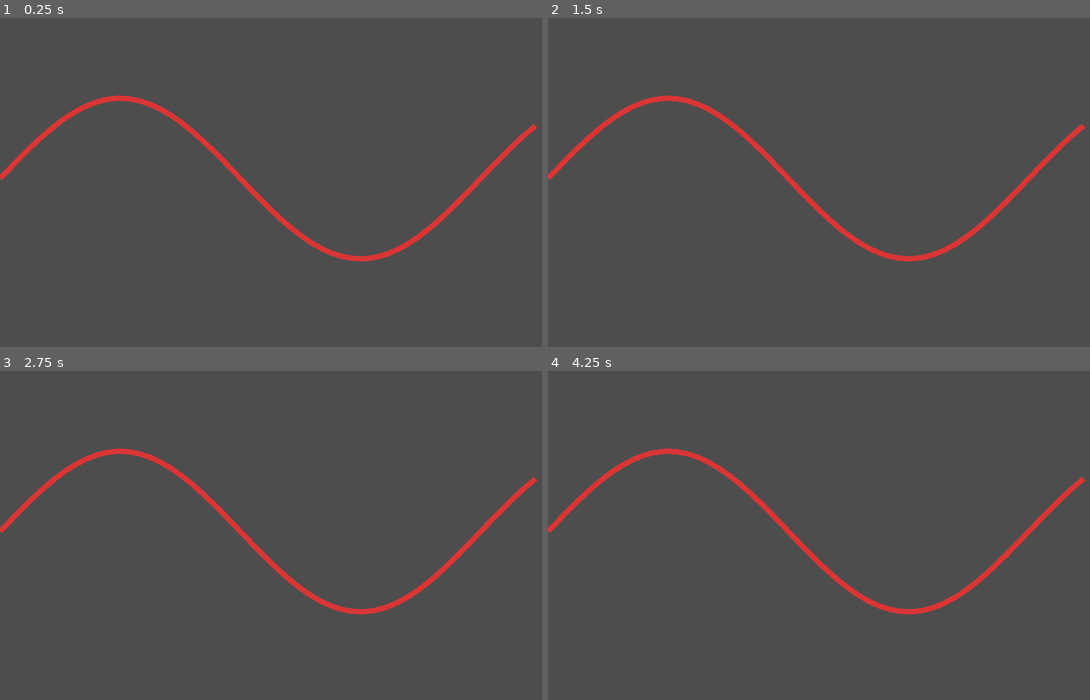
Above: before the commit, frames 1-4 (two rows, left to right).
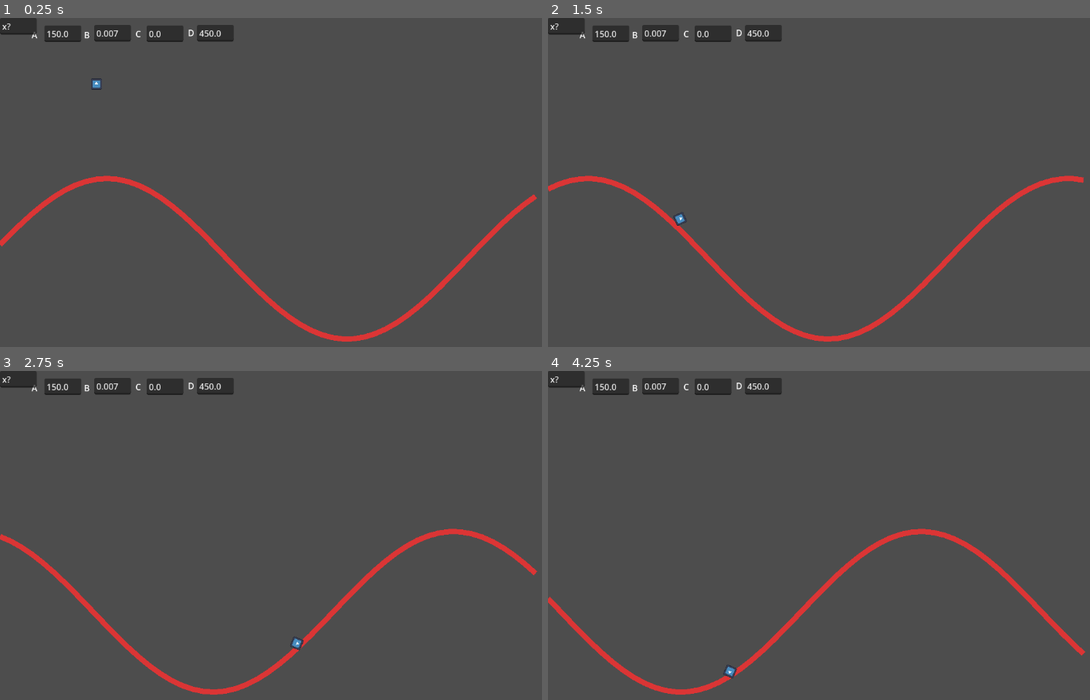
Above: after the commit, the same moments.

Repository: WillowMire/2025GameOffJam
Game: Godot game, scene res://arcade.tscn
The game is run twice, just before and just after one commit, with the same random seed, the same clock (stepped at 60 frames per second) and the same inputs. The engine's default icon, where the game draws it, is replaced by a stand-in: a white triangle on a blue panel in a dark square.
Inputs:
- Up to frame 1 (0.25 s): no input
- Up to frame 2 (1.5 s): no input
- Up to frame 3 (2.75 s): no input
- Up to frame 4 (4.25 s): no input

The runs differ from the first frame. In frame 1, 5.9% of the frame differs, in the area x 0-100%, y 0-99%; in frame 2, 5.5%; in frame 3, 5.8%; in frame 4, 5.9%.

Commit message:
Added collision to sine wave and little player that can collide with wave

Diff:
--- a/game-off-2025-sine-wave-game/arcade.tscn
+++ b/game-off-2025-sine-wave-game/arcade.tscn
@@ -1,12 +1,17 @@
-[gd_scene load_steps=2 format=3 uid="uid://c6uubfh172683"]
+[gd_scene load_steps=4 format=3 uid="uid://c6uubfh172683"]
 
 [ext_resource type="Script" uid="uid://cafxbpaqogk35" path="res://arcade_main.gd" id="1_kjmcv"]
+[ext_resource type="Texture2D" uid="uid://d1oh54iesvoeo" path="res://icon.svg" id="2_658re"]
+
+[sub_resource type="CircleShape2D" id="CircleShape2D_4ltp0"]
 
 [node name="Arcade" type="Node2D" node_paths=PackedStringArray("line")]
 script = ExtResource("1_kjmcv")
+DEBUG = true
 line = NodePath("SinWave")
 a_var = 150.0
 b_var = 0.007
+d_var = 450.0
 
 [node name="SinWave" type="Line2D" parent="."]
 points = PackedVector2Array(0, 400, 1153, 400)
@@ -116,6 +121,25 @@
 offset_right = 40.0
 offset_bottom = 23.0
 
+[node name="RigidBody2D" type="RigidBody2D" parent="."]
+position = Vector2(180, 95)
+
+[node name="CollisionShape2D" type="CollisionShape2D" parent="RigidBody2D"]
+z_index = 2
+shape = SubResource("CircleShape2D_4ltp0")
+
+[node name="Sprite2D" type="Sprite2D" parent="RigidBody2D"]
+z_index = 1
+scale = Vector2(0.16128054, 0.16128054)
+texture = ExtResource("2_658re")
+region_rect = Rect2(3.105, 0, 115.895, 127.5)
+
+[node name="WaveCollision" type="RigidBody2D" parent="."]
+position = Vector2(1, 0)
+gravity_scale = 0.0
+lock_rotation = true
+freeze = true
+
 [connection signal="text_submitted" from="DEBUG/A_Edit" to="." method="_on_a_edit_text_submitted"]
 [connection signal="text_submitted" from="DEBUG/B_Edit" to="." method="_on_b_edit_text_submitted"]
 [connection signal="text_submitted" from="DEBUG/C_Edit" to="." method="_on_c_edit_text_submitted"]
--- a/game-off-2025-sine-wave-game/arcade_main.gd
+++ b/game-off-2025-sine-wave-game/arcade_main.gd
@@ -4,7 +4,10 @@
 @export var DEBUG : bool
 
 # GOAL
-# Make a line that conforms to aSin(b(x+c))+d
+# get collision with line to work
+
+var sin_collision : CollisionShape2D
+var seg : SegmentShape2D
 
 @export var line : Line2D
 @export var vect_array : Array[Vector2]
@@ -21,20 +24,44 @@
 		$DEBUG/C_Edit.text = str(c_var)
 		$DEBUG/D_Edit.text = str(d_var)
 	draw_wave()
+	start_sin_collision()
+
+func _process(delta: float) -> void:
+	pass
+	c_var += delta * 100
+	draw_wave()
+	update_sin_collision()
+
+var sin_collision_array : Array[CollisionShape2D]
+func start_sin_collision():
+	for i in vect_array.size() - 1:
+		var inst = CollisionShape2D.new()
+		var _seg = SegmentShape2D.new()
+		_seg.a = vect_array[i]
+		_seg.b = vect_array[i+1]
+		inst.shape = _seg
+		$WaveCollision.add_child(inst)
+		sin_collision_array.append(inst)
+
+func update_sin_collision():
+	for i in vect_array.size() - 1:
+		var _seg = SegmentShape2D.new()
+		_seg.a = vect_array[i]
+		_seg.b = vect_array[i+1]
+		sin_collision_array[i].shape = _seg
 
 func draw_wave() -> void:
 	vect_array.clear()
 	for x in range(0, 1001, 20):
-		var i = Vector2(x, sin_func_math(x, a_var, b_var, c_var, d_var) + 300)
+		var i = Vector2(x, sin_func_math(x, a_var, b_var, c_var, d_var))
 		vect_array.append(i)
 	line.set_points(vect_array)
 
 func sin_func_math(x : float, a : float, b : float, c : float, d : float) -> float:
 	# aSin(b(x+c))+d
 	var y
-	y = a * -sin(b * (x + c)) + d
+	y = (a * -sin(b * (x + c))) + d
 	return y
-
 
 func _on_a_edit_text_submitted(new_text: String) -> void:
 	a_var = float(new_text)
--- /dev/null
+++ b/game-off-2025-sine-wave-game/sin_collision.tscn
@@ -0,0 +1,16 @@
+[gd_scene load_steps=3 format=3 uid="uid://tty7ff7otayp"]
+
+[ext_resource type="Texture2D" uid="uid://d1oh54iesvoeo" path="res://icon.svg" id="1_xmji1"]
+
+[sub_resource type="CircleShape2D" id="CircleShape2D_ec2kn"]
+
+[node name="sin_collision" type="RigidBody2D"]
+gravity_scale = 0.0
+
+[node name="CollisionShape2D" type="CollisionShape2D" parent="."]
+shape = SubResource("CircleShape2D_ec2kn")
+debug_color = Color(0, 0.640385, 0.34252903, 0.41960785)
+
+[node name="Sprite2D" type="Sprite2D" parent="."]
+scale = Vector2(0.15945426, 0.15945426)
+texture = ExtResource("1_xmji1")
